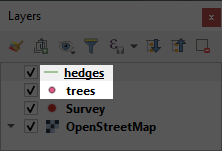
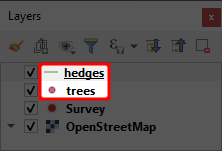
Layered file, before and after one edit (222 × 151). Changes by layer:
added layer "Red" above "Black" over box(38, 62, 111, 101)
painted on "Black" over box(40, 64, 113, 99)
